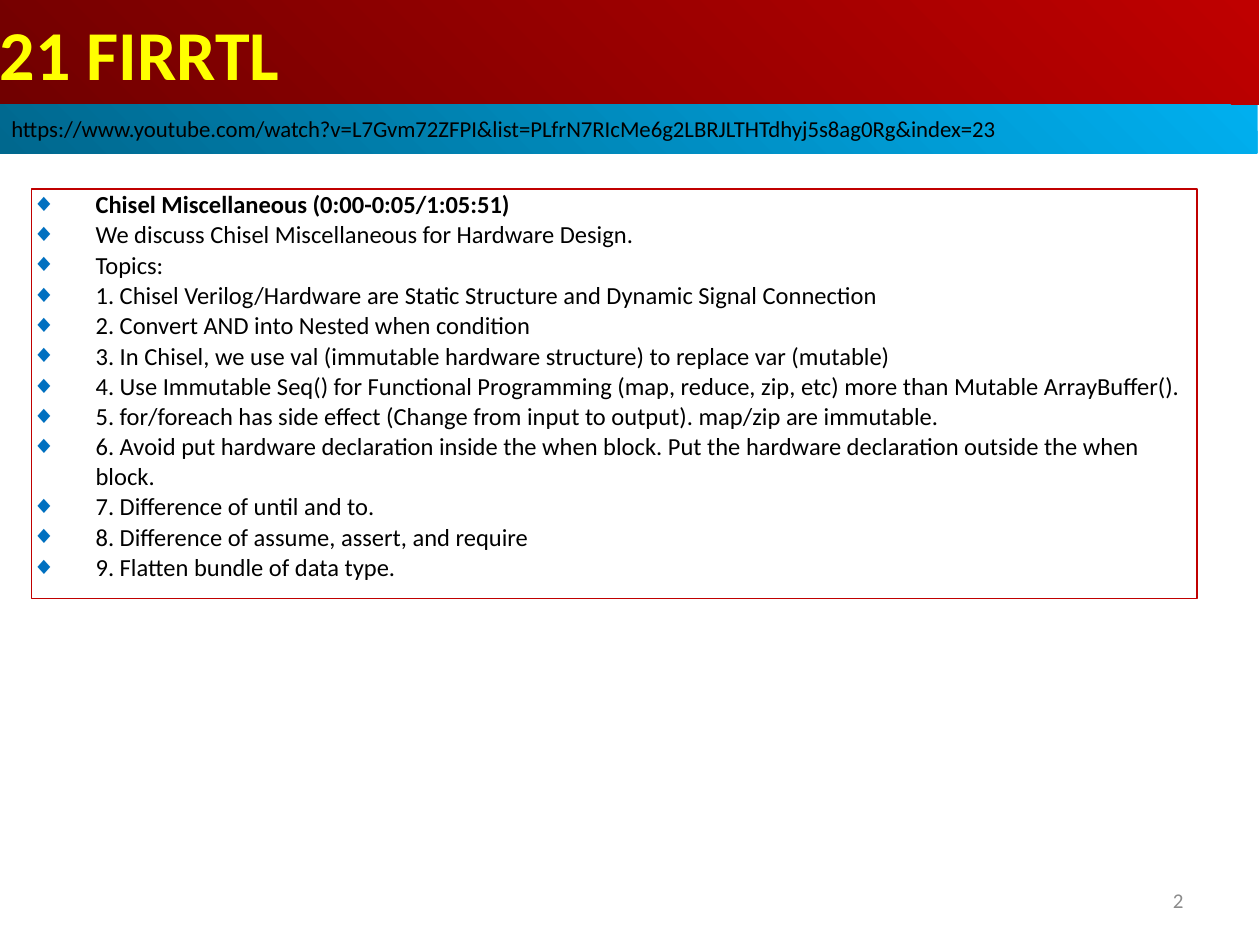
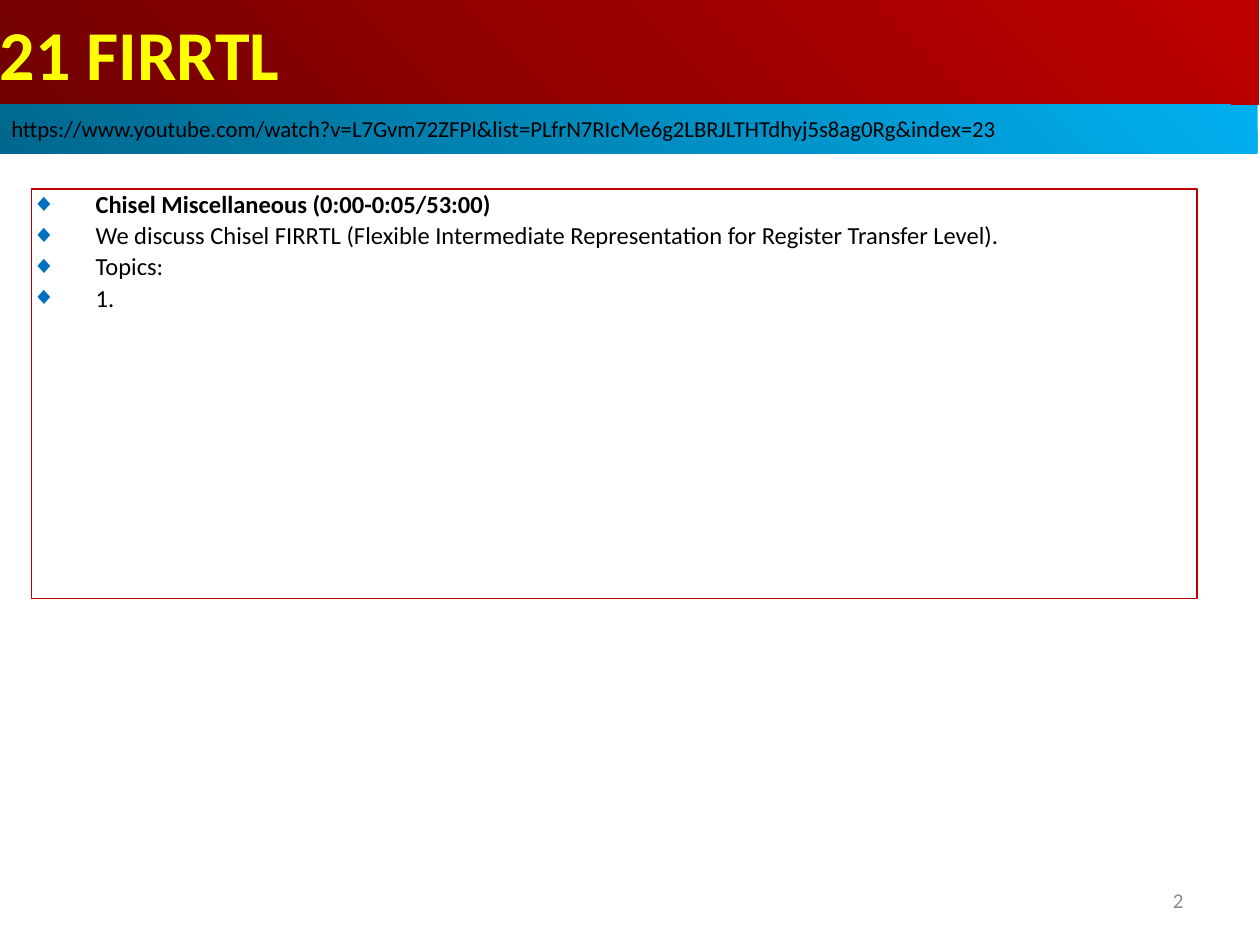
Before and after one commit to peterhchen/AIU_CS800_Chisel, a slide deck: slide 2 of 500_UCSC_HWD/021_FIRRTL/000_Video/021.FIRRTL.ppt. Drawn at 1260x945 pixels with LibreOffice and Linux fonts; fonts in the diff are those of the drawing. Boxes give left, top, right and bottom in pixels: in the first picture for what was removed or moved away, otherwise in the second. Text is boxed around its words. In the diff, an @@ line names an element or a change of style, - is before the commit and + after.

```diff
--- a/500_UCSC_HWD/021_FIRRTL/000_Video/021.FIRRTL.ppt
+++ b/500_UCSC_HWD/021_FIRRTL/000_Video/021.FIRRTL.ppt
@@ text in rectangle at box(96, 195, 998, 249): text changed @@
-◆ Chisel Miscellaneous (0:00-0:05/1:05:51)
-◆ We discuss Chisel Miscellaneous for Hardware Design.
+◆ Chisel Miscellaneous (0:00-0:05/53:00)
+◆ We discuss Chisel FIRRTL (Flexible Intermediate Representation for Register Transfer Level).
@@ text in rectangle at box(96, 291, 115, 307): text changed @@
-◆ 1. Chisel Verilog/Hardware are Static Structure and Dynamic Signal Connection
-◆ 2. Convert AND into Nested when condition
-◆ 3. In Chisel, we use val (immutable hardware structure) to replace var (mutable)
-◆ 4. Use Immutable Seq() for Functional Programming (map, reduce, zip, etc) more than Mutable ArrayBuffer().
-◆ 5. for/foreach has side effect (Change from input to output). map/zip are immutable.
-◆ 6. Avoid put hardware declaration inside the when block. Put the hardware declaration outside the when block.
-◆ 7. Difference of until and to.
-◆ 8. Difference of assume, assert, and require
-◆ 9. Flatten bundle of data type.
+◆ 1.
```
Also in this commit, not shown: 6 other slides changed, 10 slides added, 40 slides removed.
